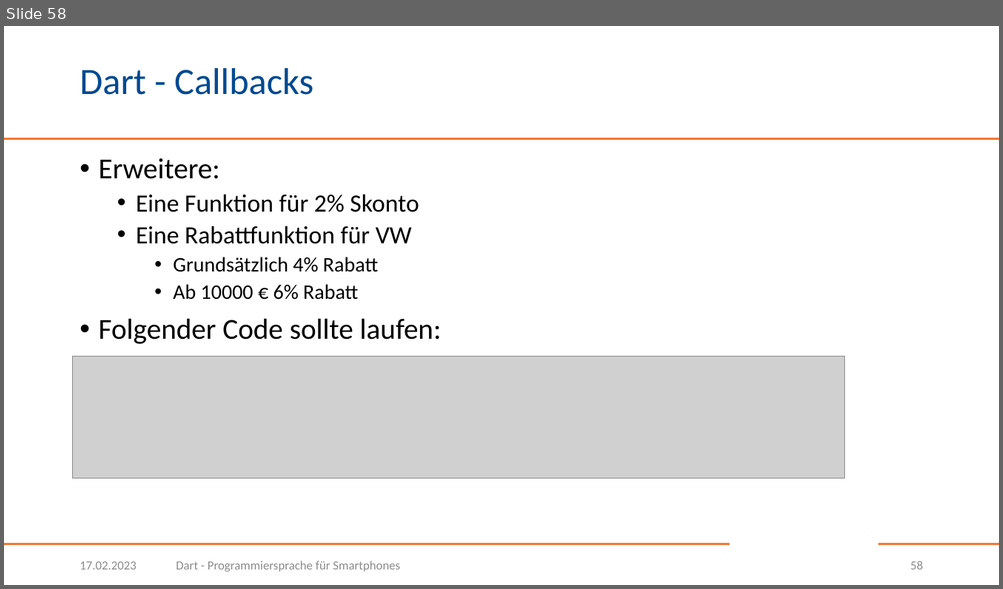
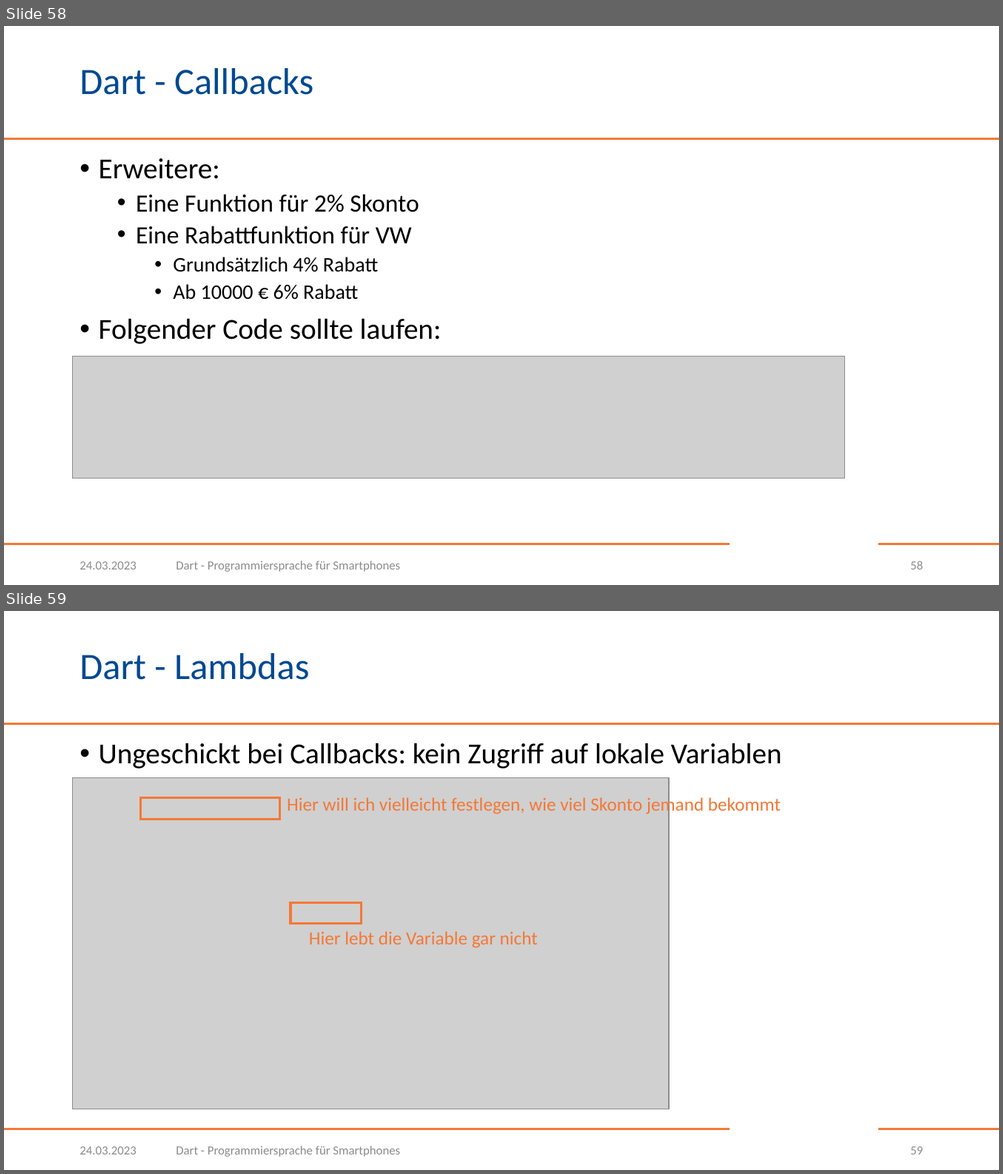
Before and after one commit to BogyMitutoyoCTL/DecisionMakingApp, a slide deck: presentations/Dart.pptx. Shown one above the other, each under a label of ours: slide 58 before the commit, slides 58 and 59 after it. The pictures are 1003x589 and 1003x1174 pixels, drawn with LibreOffice and Linux fonts; fonts in the diff are those of the drawing; grey boxes stand for pictures; background and template pictures are left out. Boxes give left, top, right and bottom in pixels: in the first picture for what was removed or moved away, otherwise in the second. Text is boxed around its words. In the diff, an @@ line names an element or a change of style, - is before the commit and + after.

Commit message:
Add slides for lambdas

```diff
--- a/presentations/Dart.pptx
+++ b/presentations/Dart.pptx
@@ slide 59 added at <box>4,611,999,1170</box>, background #FFFFFF; not listed: 3 template elements that a slide beside it also shows @@
@@ title added at <box>79,653,309,680</box>, 36 pt, text #004990 @@
+Dart - Lambdas
@@ text added at <box>99,743,782,769</box>, 28 pt, text #000000 @@
+• Ungeschickt bei Callbacks: kein Zugriff auf lokale Variablen
@@ picture added at <box>73,778,669,1111</box> @@
@@ rectangle added at <box>141,798,279,819</box>, outline #F47836 2.25 pt @@
@@ text added at <box>287,796,780,816</box>, 18 pt, text #F47836 @@
+Hier will ich vielleicht festlegen, wie viel Skonto jemand bekommt
@@ rectangle added at <box>290,903,361,923</box>, outline #F47836 2.25 pt @@
@@ text added at <box>309,931,538,948</box>, 18 pt, text #F47836 @@
+Hier lebt die Variable gar nicht
@@ text added at <box>79,1147,136,1155</box>, 12 pt, text #8C8C8C @@
+24.03.2023
@@ text added at <box>176,1146,400,1157</box>, 12 pt, text #8C8C8C @@
+Dart - Programmiersprache für Smartphones
@@ page number added at <box>910,1147,922,1155</box>, 12 pt, text #8C8C8C @@
+59
@@ slide 58 changed as well @@
@@ text at <box>79,562,136,570</box>: text changed @@
-17.02.2023
+24.03.2023
```
Also in this commit, not shown: 57 other slides changed, 5 other slides added.
